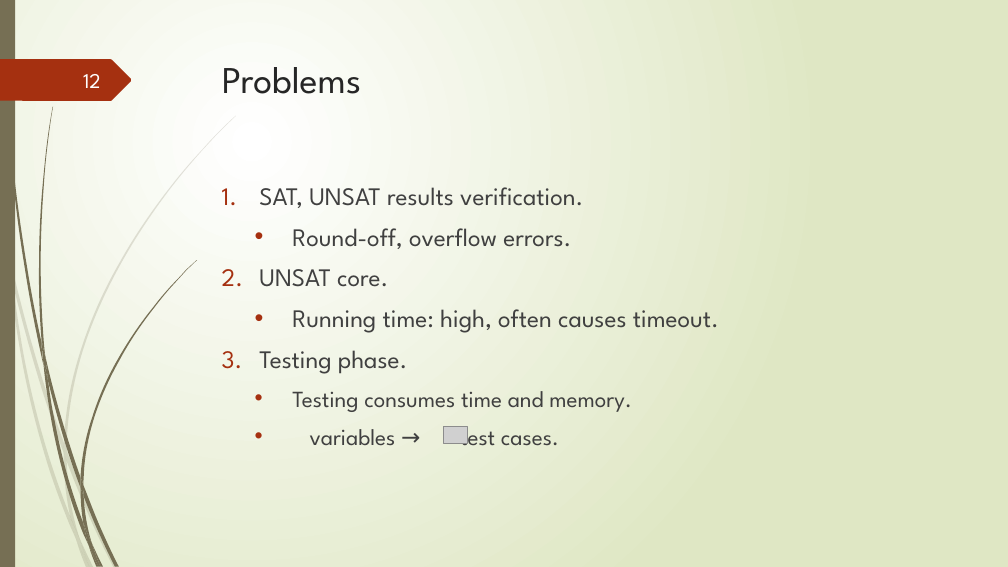
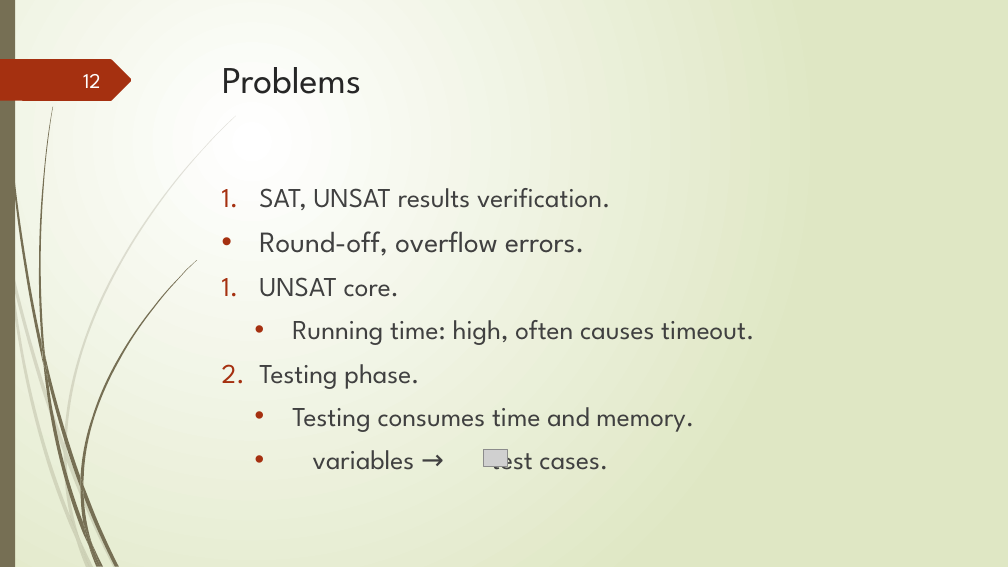
Before and after one commit to tungvx/raSAT, a slide deck: slide 12 of report/midterm.pptx. Drawn at 1008x567 pixels with LibreOffice and Linux fonts; fonts in the diff are those of the drawing; grey boxes stand for pictures; background and template pictures are left out. Boxes give left, top, right and bottom in pixels: in the first picture for what was removed or moved away, otherwise in the second. Text is boxed around its words. In the diff, an @@ line names an element or a change of style, - is before the commit and + after.

```diff
--- a/report/midterm.pptx
+++ b/report/midterm.pptx
@@ text "SAT, UNSAT results verification." at <box>259,188,754,470</box>: size 24 to 26 pt in "SAT, UNSAT results verification.", "UNSAT core.", "Running time: high, often causes timeout.", "Testing phase."; size 24 to 28 pt in "Round-off, overflow errors."; size 22 to 26 pt in "Testing consumes time and memory.", "variables → test cases."; list level 2 to 1 in "Round-off, overflow errors." @@
@@ picture: place and size @@
-picture at <box>443,426,467,444</box>
+picture at <box>484,449,508,467</box>
```
Also in this commit, not shown: 3 other slides changed.
